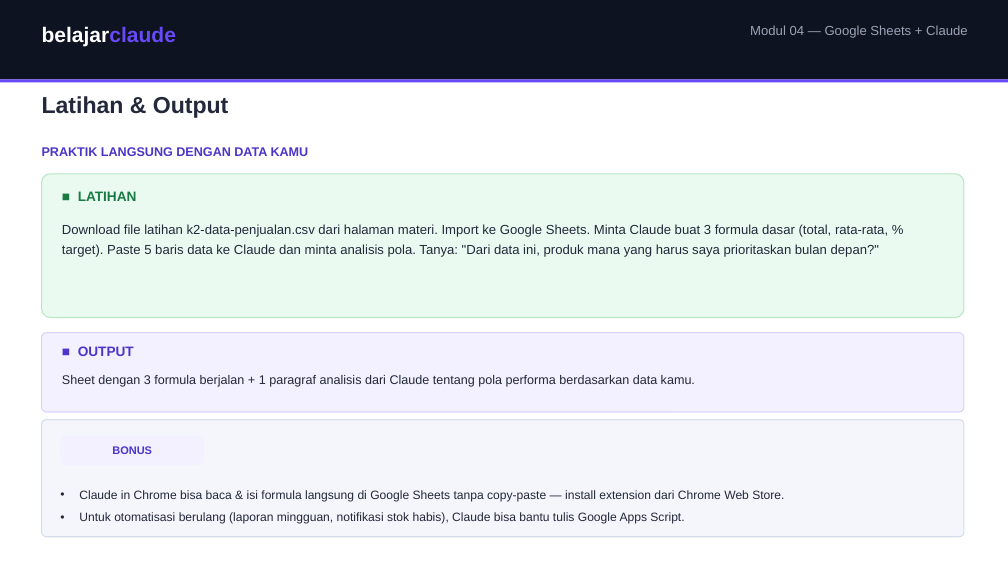
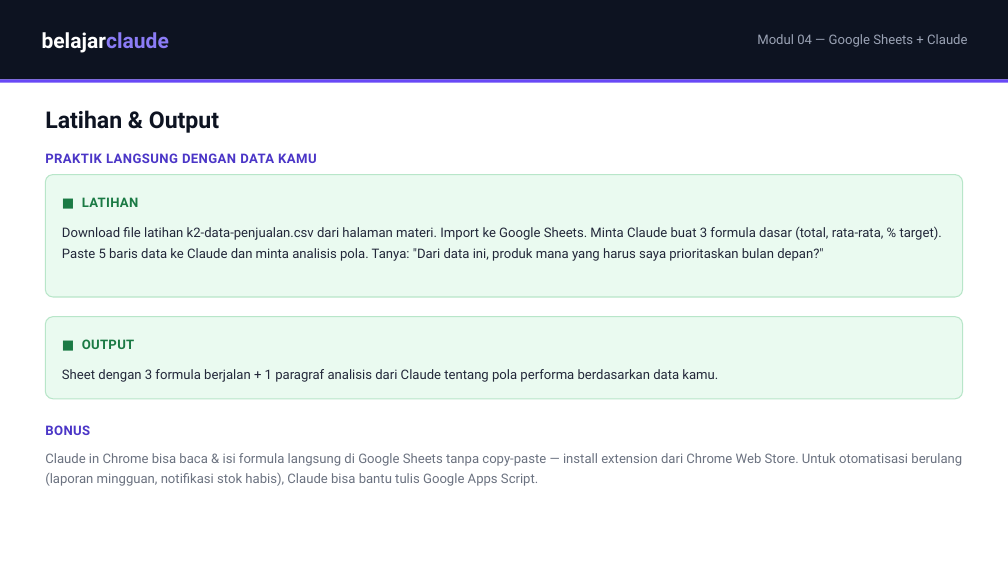
Before and after one commit to juliautomo/belajar-claude, a slide deck: slide 5 of K2-Produktivitas/M04-Google-Sheets/K2-M04-Google-Sheets.pptx. Drawn at 1008x567 pixels with LibreOffice and Linux fonts; fonts in the diff are those of the drawing. Boxes give left, top, right and bottom in pixels: in the first picture for what was removed or moved away, otherwise in the second. Text is boxed around its words. In the diff, an @@ line names an element or a change of style, - is before the commit and + after.

```diff
--- a/K2-Produktivitas/M04-Google-Sheets/K2-M04-Google-Sheets.pptx
+++ b/K2-Produktivitas/M04-Google-Sheets/K2-M04-Google-Sheets.pptx
@@ text "belajarclaude" at [42,32,169,53]: font Arial to Roboto; text colour #6849F6 to #8B7CF6 in "belajarclaude"; vertical alignment top to middle @@
@@ text "Modul 04 — Google Sheets ...": place and size @@
-text "Modul 04 — Google Sheets ..." at [750,25,968,38]
+text "Modul 04 — Google Sheets ..." at [757,34,967,47]
@@ text "Modul 04 — Google Sheets ..." at [757,34,967,47]: font Arial to Roboto; vertical alignment top to middle @@
@@ text "Latihan & Output": place and size @@
-text "Latihan & Output" at [42,96,229,118]
+text "Latihan & Output" at [45,110,219,133]
@@ text "Latihan & Output" at [45,110,219,133]: font Arial to Roboto, text colour #23283A to #0D1321; vertical alignment top to middle @@
@@ text "PRAKTIK LANGSUNG DENGAN DATA KAMU" at [45,153,316,163]: size 12 to 12.5 pt, font Arial to Roboto, letter spacing 0 to 0.4 pt; vertical alignment top to middle @@
@@ rounded rectangle: place and size @@
-rounded rectangle at [42,174,964,318]
+rounded rectangle at [45,175,963,297]
@@ rounded rectangle at [45,175,963,297]: proportions changed @@
@@ text "■ LATIHAN" at [82,197,139,207]: size 13 to 12.5 pt, font Arial to Roboto, letter spacing 0 to 0.3 pt; vertical alignment top to middle @@
@@ text "Download file latihan k2-data-penjualan.csv dari ..." at [62,226,942,261]: font Arial to Roboto; line spacing 1.25 to 1.3 @@
@@ rounded rectangle: place and size @@
-rounded rectangle at [42,333,964,412]
+rounded rectangle at [45,317,963,399]
@@ rounded rectangle at [45,317,963,399]: fill #F3F0FF to #EAFAF0; outline #DCD3FB 1 pt to #B8E6C9 1 pt; proportions changed @@
@@ text "■ OUTPUT": place and size @@
-text "■ OUTPUT" at [78,346,134,356]
+text "■ OUTPUT" at [82,339,135,349]
@@ text "■ OUTPUT" at [82,339,135,349]: size 13 to 12.5 pt, font Arial to Roboto, text colour #4B36C7 to #1A7A44, letter spacing 0 to 0.3 pt; vertical alignment top to middle @@
@@ text "Sheet dengan 3 formula berjalan ..." at [62,369,718,382]: size 12 to 12.5 pt, font Arial to Roboto; line spacing 1.2 to 1.3 @@
@@ text "BONUS": place and size @@
-text "BONUS" at [112,446,152,454]
+text "BONUS" at [45,425,90,435]
@@ text "BONUS" at [45,425,90,435]: size 10.5 to 12.5 pt, font Arial to Roboto, letter spacing 0 to 0.4 pt; alignment centre to left @@
@@ rounded rectangle removed at [42,420,964,537] @@
@@ rounded rectangle removed at [60,436,204,465] @@
@@ text at [45,453,962,486]: text changed; size 11.5 to 12.5 pt; font Arial to Roboto; text colour #23283A to #6B7280 @@
-• Claude in Chrome bisa baca & isi formula langsung di Google Sheets tanpa copy-paste — install extension dari Chrome Web Store.
-• Untuk otomatisasi berulang (laporan mingguan, notifikasi stok habis), Claude bisa bantu tulis Google Apps Script.
+Claude in Chrome bisa baca & isi formula langsung di Google Sheets tanpa copy-paste — install extension dari Chrome Web Store. Untuk otomatisasi berulang (laporan mingguan, notifikasi stok habis), Claude bisa bantu tulis Google Apps Script.
```
Also in this commit, not shown: 4 other slides changed, 8 other files.
